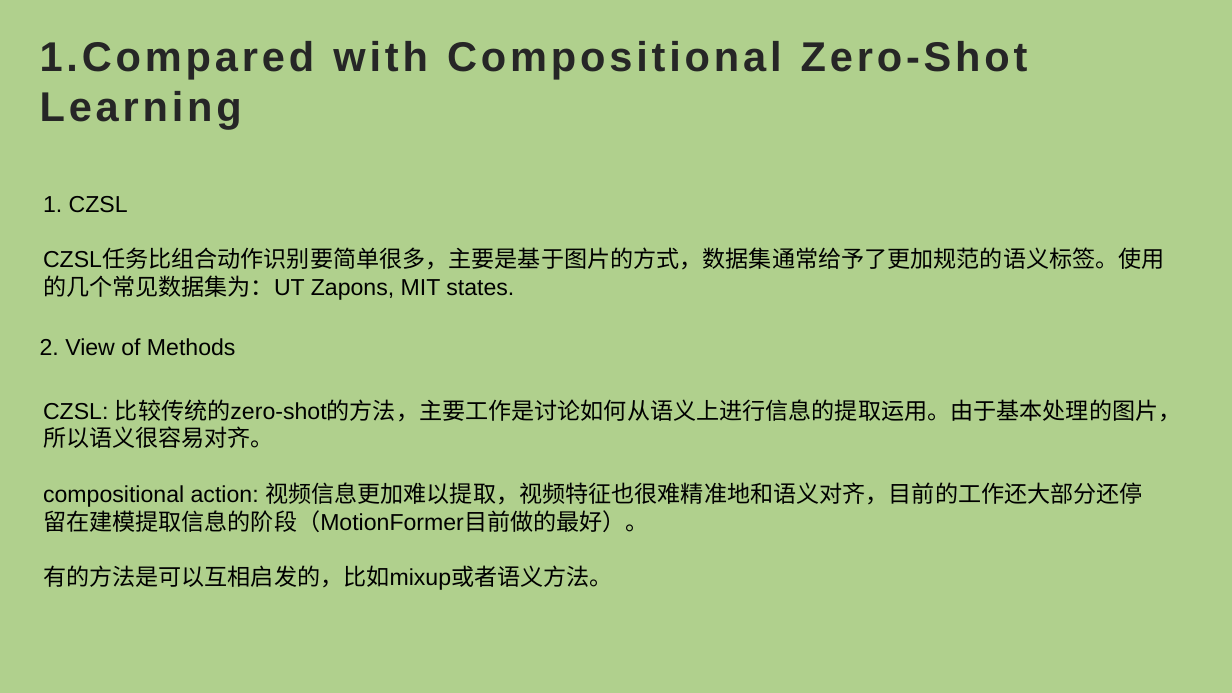
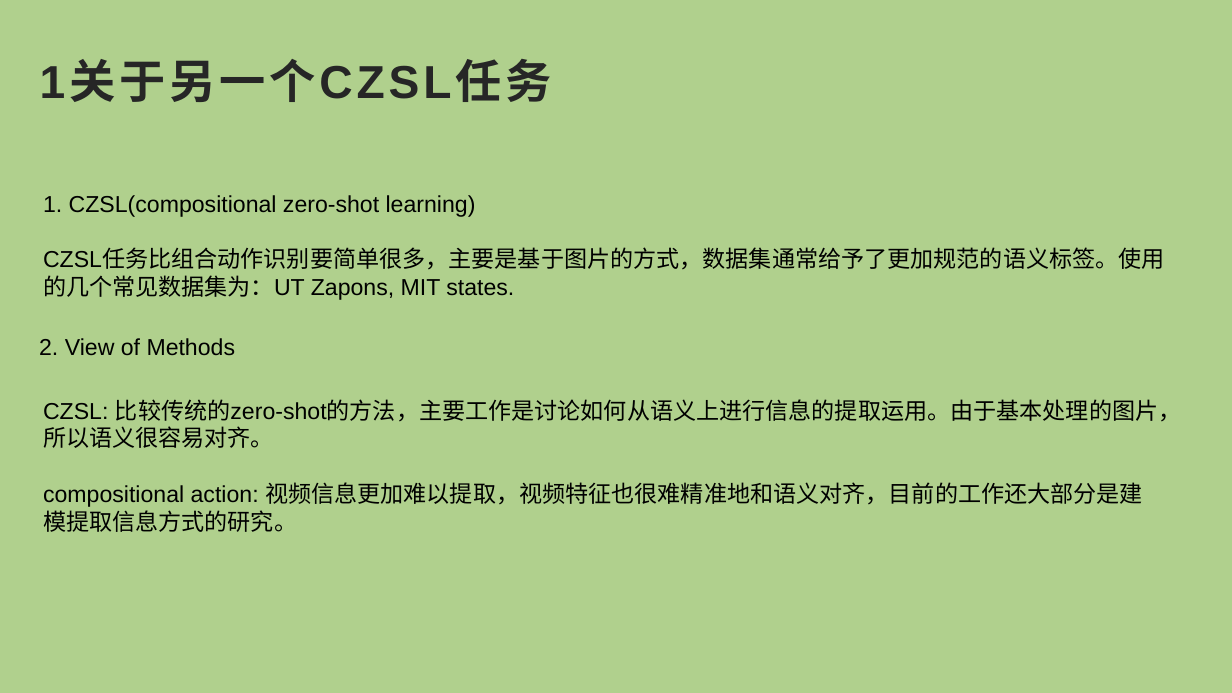
Before and after one commit to Randle-Github/paper-video-action-recognition, a slide deck: slide 4 of compositional action recognition survey.pptx. Drawn at 1232x693 pixels with LibreOffice and Linux fonts; fonts in the diff are those of the drawing. Boxes give left, top, right and bottom in pixels: in the first picture for what was removed or moved away, otherwise in the second. Text is boxed around its words. In the diff, an @@ line names an element or a change of style, - is before the commit and + after.

```diff
--- a/compositional action recognition survey.pptx
+++ b/compositional action recognition survey.pptx
@@ title at (x1=40, y1=61, x2=552, y2=102): text changed; size 32.4 to 36 pt @@
-1.Compared with Compositional Zero-Shot Learning
+1关于另一个CZSL任务
@@ text at (x1=43, y1=195, x2=476, y2=217): text changed @@
-1. CZSL
+1. CZSL(compositional zero-shot learning)
@@ text at (x1=43, y1=482, x2=1143, y2=532): text changed @@
-compositional action: 视频信息更加难以提取，视频特征也很难精准地和语义对齐，目前的工作还大部分还停留在建模提取信息的阶段（MotionFormer目前做的最好）。
-有的方法是可以互相启发的，比如mixup或者语义方法。
+compositional action: 视频信息更加难以提取，视频特征也很难精准地和语义对齐，目前的工作还大部分是建模提取信息方式的研究。
```
Also in this commit, not shown: 9 other slides changed, 5 slides removed, 4 other files.
